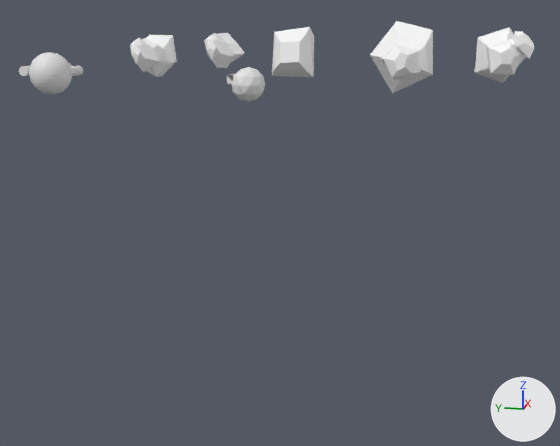
The glTF model public/3d/matthaikirchplatz.glb, before and after one commit.
Both versions are drawn from a camera (50 mm lens) standing at (-26.7, -6.9, 1.5) and looking at (5.6, -0.5, -6.6). Lighting does not change. The marker at lower right points along +X, +Y and +Z.

The first picture shows 'cloud0', 'cloud1', 'cloud2', 'cloud3', 'cloud4', 'sphereBeak', 'sphereIco'.
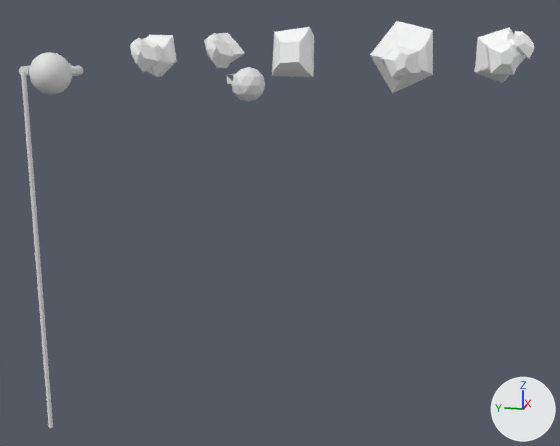
Commit message: Crow head on stick.

What differs and where, as boxes (x1, y1, x2, y2) in the pictures (560 x 446 px):
'stick', added: after (21, 71, 53, 428)

Diff of the bpy script that builds the scene:
```diff
--- a/public/3d/matthaikirchplatz.glb.py
+++ b/public/3d/matthaikirchplatz.glb.py
@@ me_cylinder_001 @@
+me_cylinder_001.from_pydata(...)  # 64 vertices, 124 faces; spans x -0.07..0.08, y -0.08..0.08, z -12.0..0.0
@@ ob_stick @@
+ob_stick = bpy.data.objects.new('stick', me_cylinder_001)
+ob_stick.location = (-4.42, 5.53, 0.31)
```
